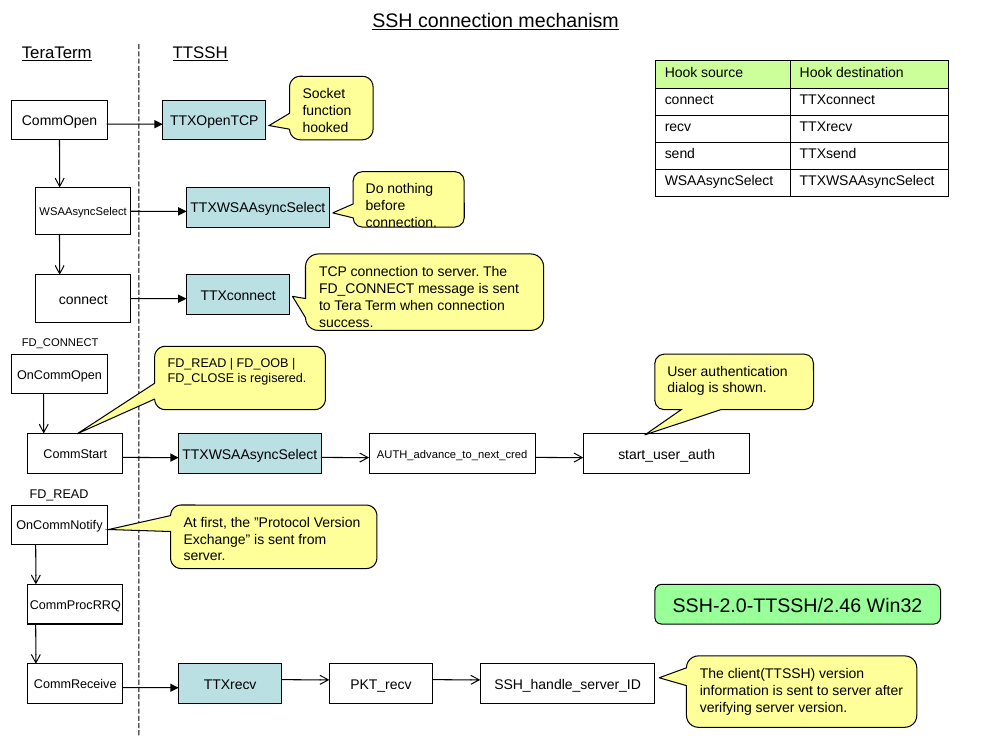
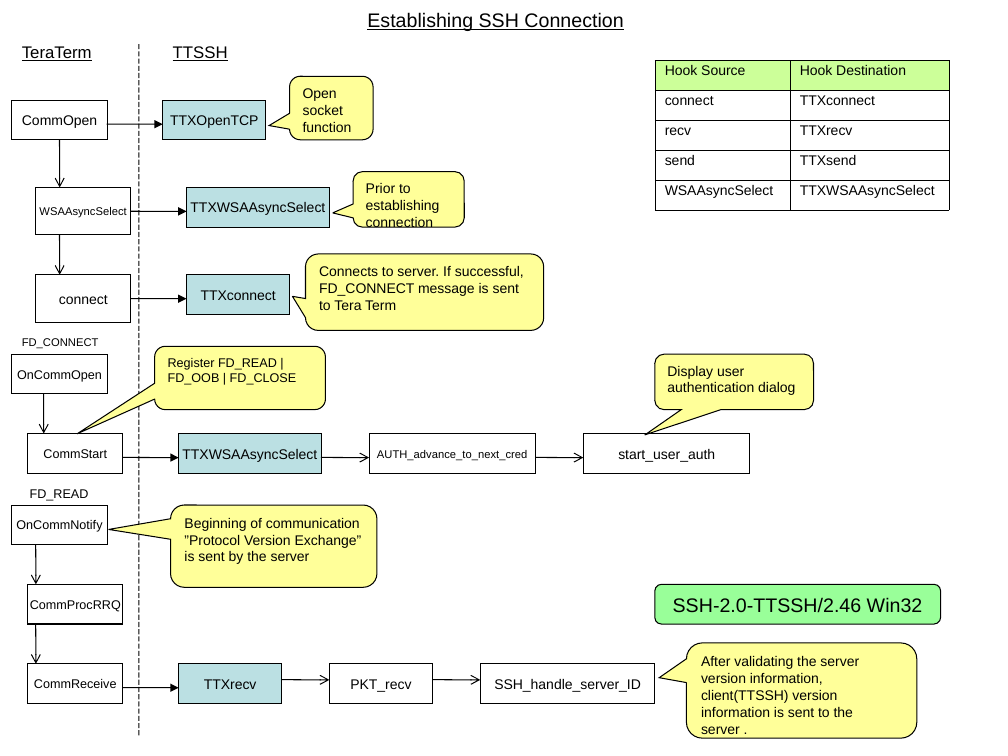
Before and after one commit to TeraTermProject/teraterm, a slide deck: slide 1 of doc/en/html/reference/image/ssh.ppt. Drawn at 1008x756 pixels with LibreOffice and Linux fonts; fonts in the diff are those of the drawing. Boxes give left, top, right and bottom in pixels: in the first picture for what was removed or moved away, otherwise in the second. Text is boxed around its words. In the diff, an @@ line names an element or a change of style, - is before the commit and + after.

```diff
--- a/doc/en/html/reference/image/ssh.ppt
+++ b/doc/en/html/reference/image/ssh.ppt
@@ title at bbox=[367, 12, 623, 31]: text changed @@
-SSH connection mechanism
+Establishing SSH Connection
@@ text in rounded speech box at bbox=[303, 88, 352, 132]: text changed @@
-Socket function hooked
+Open socket function
@@ table at bbox=[655, 60, 950, 211] @@
-row 1, column 1: Hook source
+row 1, column 1: Hook Source
-row 1, column 2: Hook destination
+row 1, column 2: Hook Destination
@@ line spacing 0.93 to 0.81 @@
@@ borders changed @@
@@ text in rounded speech box at bbox=[366, 183, 440, 230]: text changed @@
-Do nothing before connection.
+Prior to establishing connection
@@ text in rounded speech box at bbox=[319, 266, 524, 310]: text changed @@
-TCP connection to server. The FD_CONNECT message is sent to Tera Term when connection success.
+Connects to server. If successful, FD_CONNECT message is sent to Tera Term
@@ text in rounded speech box at bbox=[168, 358, 297, 385]: text changed @@
-FD_READ | FD_OOB | FD_CLOSE is regisered.
+Register FD_READ | FD_OOB | FD_CLOSE
@@ text in rounded speech box at bbox=[667, 366, 795, 395]: text changed @@
-User authentication dialog is shown.
+Display user authentication dialog
@@ rounded speech box "Beginning of communication ”Protocol Version ..." at bbox=[170, 505, 377, 588]: proportions changed @@
@@ rounded speech box "Beginning of communication ”Protocol Version ...": place and size @@
-rounded speech box "Beginning of communication ”Protocol Version ..." at bbox=[170, 505, 377, 569]
+rounded speech box "Beginning of communication ”Protocol Version ..." at bbox=[170, 505, 377, 588]
@@ text in rounded speech box at bbox=[184, 518, 362, 564]: text changed @@
-At first, the ”Protocol Version Exchange” is sent from server.
+Beginning of communication ”Protocol Version Exchange” is sent by the server
@@ rounded speech box "After validating the server version ...": place and size @@
-rounded speech box "After validating the server version ..." at bbox=[686, 656, 917, 728]
+rounded speech box "After validating the server version ..." at bbox=[686, 643, 917, 738]
@@ rounded speech box "After validating the server version ..." at bbox=[686, 643, 917, 738]: proportions changed @@
@@ text in rounded speech box at bbox=[701, 656, 859, 734]: text changed @@
-The client(TTSSH) version information is sent to server after verifying server version.
+After validating the server version information, client(TTSSH) version information is sent to the server .
```
Also in this commit, not shown: 28 other files.
